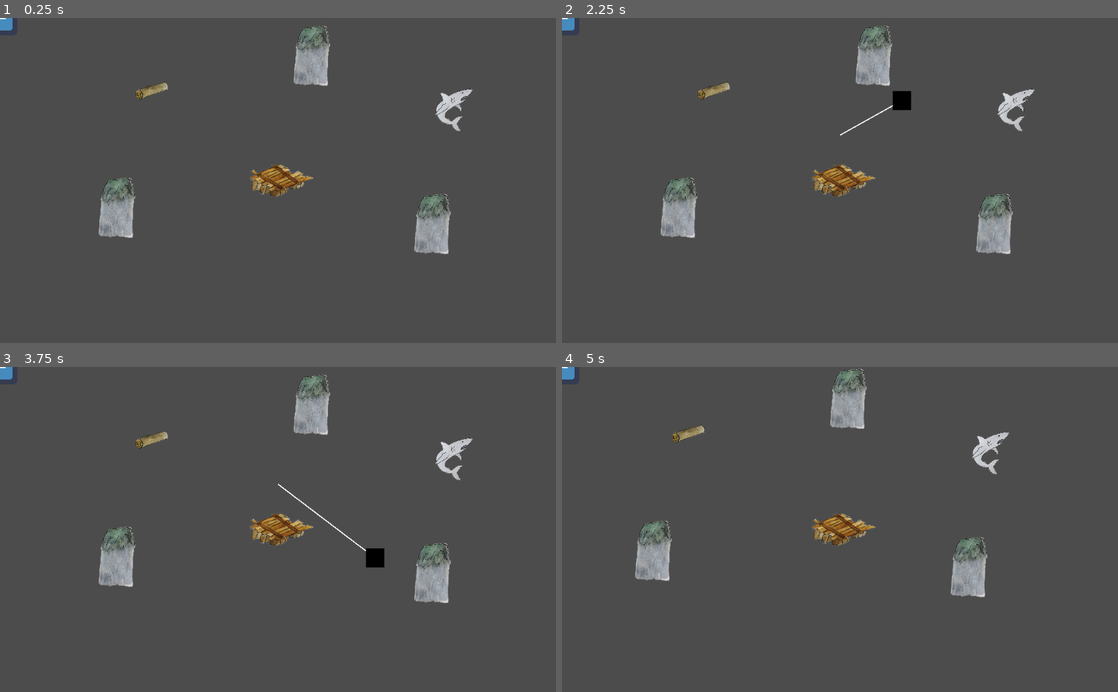
Above: before the commit, frames 1-4 (two rows, left to right).
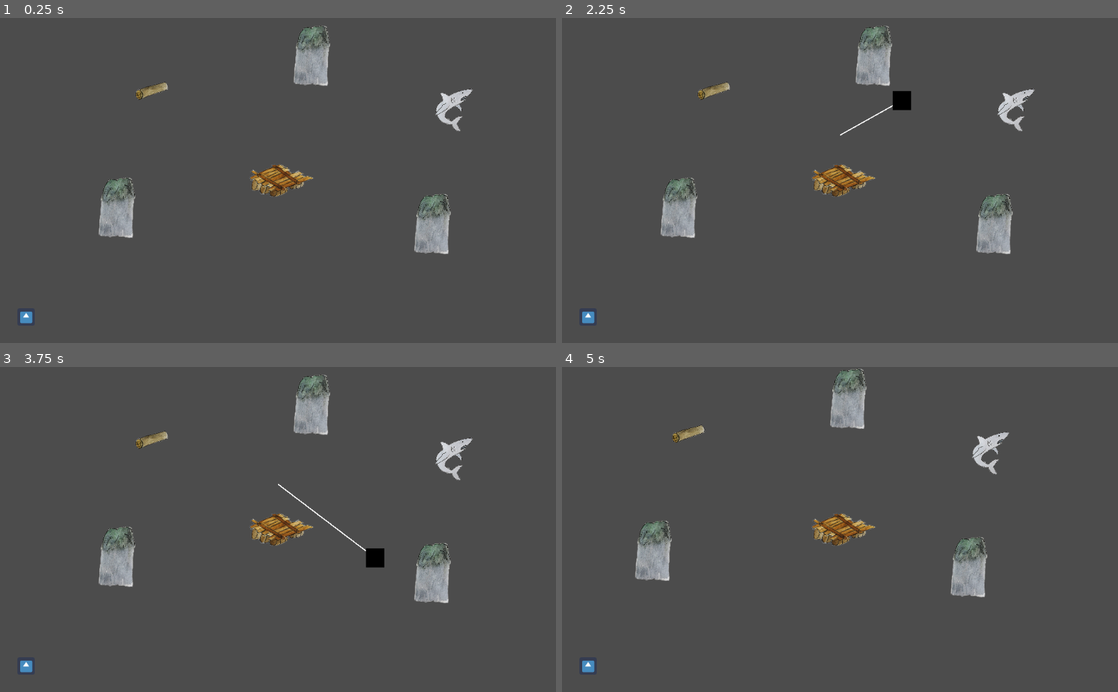
Above: after the commit, the same moments.

Repository: surgura/kwok5
Game: Godot game, scene res://world.tscn
Same seed, same stepped clock (60 frames per second), same inputs: the game is played once before the commit and once after it. The engine's default icon, where the game draws it, is replaced by a stand-in: a white triangle on a blue panel in a dark square.
Inputs (mouse positions are in pixels of both pictures, inside the frame that each line leads up to):
- Up to frame 1 (0.25 s): no input
- Up to frame 2 (2.25 s): tap Enter at 0.5 s; move the mouse to (962, 164) at 0.52 s; click (962, 164) at 0.6 s; move the mouse to (728, 196) at 1.27 s; click (728, 196) at 1.35 s; tap Space at 2 s; move the mouse to (895, 109) at 2.02 s; click (895, 109) at 2.1 s
- Up to frame 3 (3.75 s): move the mouse to (250, 594) at 2.77 s; click (250, 594) at 2.85 s; tap Enter at 3.5 s; move the mouse to (444, 578) at 3.52 s; click (444, 578) at 3.6 s
- Up to frame 4 (5 s): move the mouse to (673, 480) at 4.27 s; click (673, 480) at 4.35 s

The runs differ from the first frame. In frame 1, 0.2% of the frame differs, in the area x 0-6%, y 0-95%; in frame 2, 0.2%; in frame 3, 0.2%; in frame 4, 0.2%.

Commit message:
Can draw one item in GUi

Diff:
--- a/godot/inventory/models/ItemModel.gd
+++ b/godot/inventory/models/ItemModel.gd
@@ -10,6 +10,8 @@
 
 var is_destructible: bool
 var priority: int
+
+const ICON_SIZE: int = 32
 
 # Decreases durability
 # Returns excessive damage
@@ -47,7 +49,9 @@
 	print(name, durability_current, weight, is_destructible, quantity, priority)
 
 func _ready():
-	pass
+	var texsize = texture.get_size()
+	var scale: float = ICON_SIZE / max(texsize.x, texsize.y)
+	set_scale(Vector2(scale, scale))
 
 func _process(delta):
 	pass
--- a/godot/inventory/services/InventoryService.gd
+++ b/godot/inventory/services/InventoryService.gd
@@ -1,4 +1,7 @@
 extends Control
+
+const ICON_SIZE: int = 32
+const ITEMS_OFFSET: Vector2 = Vector2(32, 32)
 
 var item_map = {
 	"ExampleItem": preload("res://inventory/scenes/ExampleItemScene.tscn"),
@@ -25,8 +28,6 @@
 	if (head.durability_current <= 0):
 		remove_item(head.item_name, head.quantity)
 
-	redraw_items()
-
 # Adds item to inventory
 func add_item(item_name: String) -> Object:
 	var item_instance = null
@@ -34,7 +35,6 @@
 		item_instance = _custom_add_item(item_map[item_name].instance())
 	else:
 		print("Item (" + item_name + ") not found")
-	redraw_items()
 	return item_instance
 
 # Finds item with given item_name
@@ -61,7 +61,6 @@
 				print("removed " + item_instance.item_name)
 			else:
 				print("removed " + str(item_instance.quantity) + item_instance.item_name)
-			redraw_items()
 			return true
 
 # Helper function to add item instances to inventory
@@ -98,13 +97,9 @@
 		+ "\nQUANTITY:   " + str(items[i].quantity)
 		)
 
-func redraw_items():
-	pass
-	#for i in range(0, items.size()):
-	#	items[i].position.x = 100
-	# set height for every item
-	# set pisition for every item
-
-# Called every frame. 'delta' is the elapsed time since the previous frame.
-#func _process(delta):
-#	pass
+func _draw():
+	var screen_size: Vector2 = get_viewport().size
+	var bottom_offset: int = 0
+	for item in items:
+		item.position.y = screen_size.y - ICON_SIZE/2 - int(ITEMS_OFFSET.y) - bottom_offset
+		item.position.x = int(ITEMS_OFFSET.x) + ICON_SIZE/2
